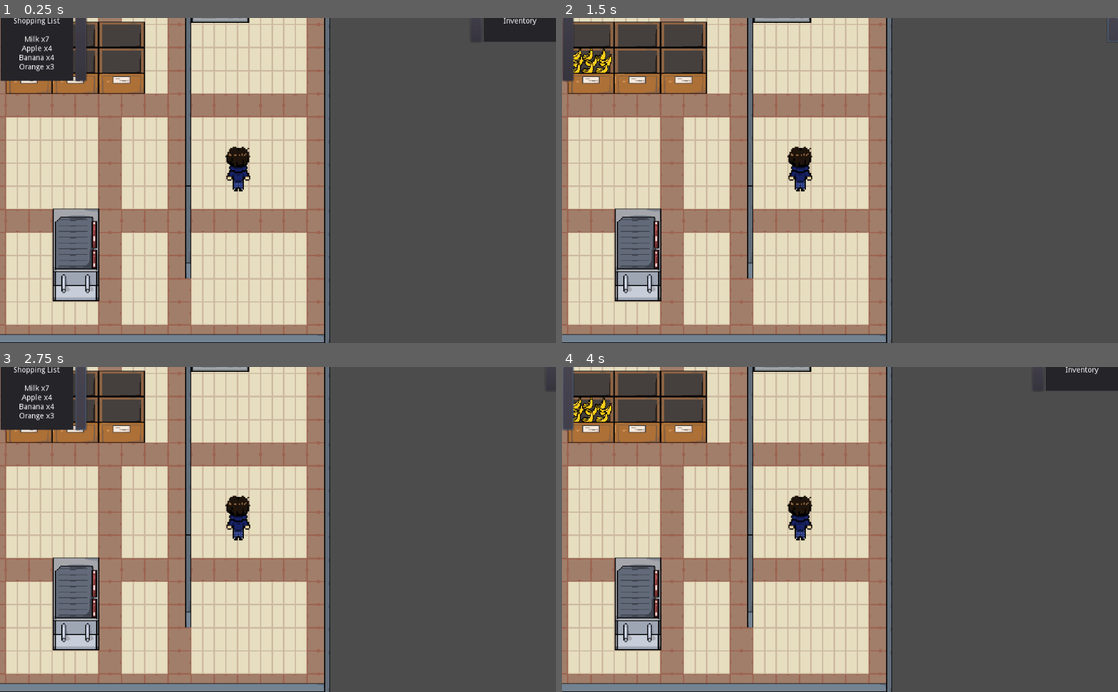
Above: before the commit, frames 1-4 (two rows, left to right).
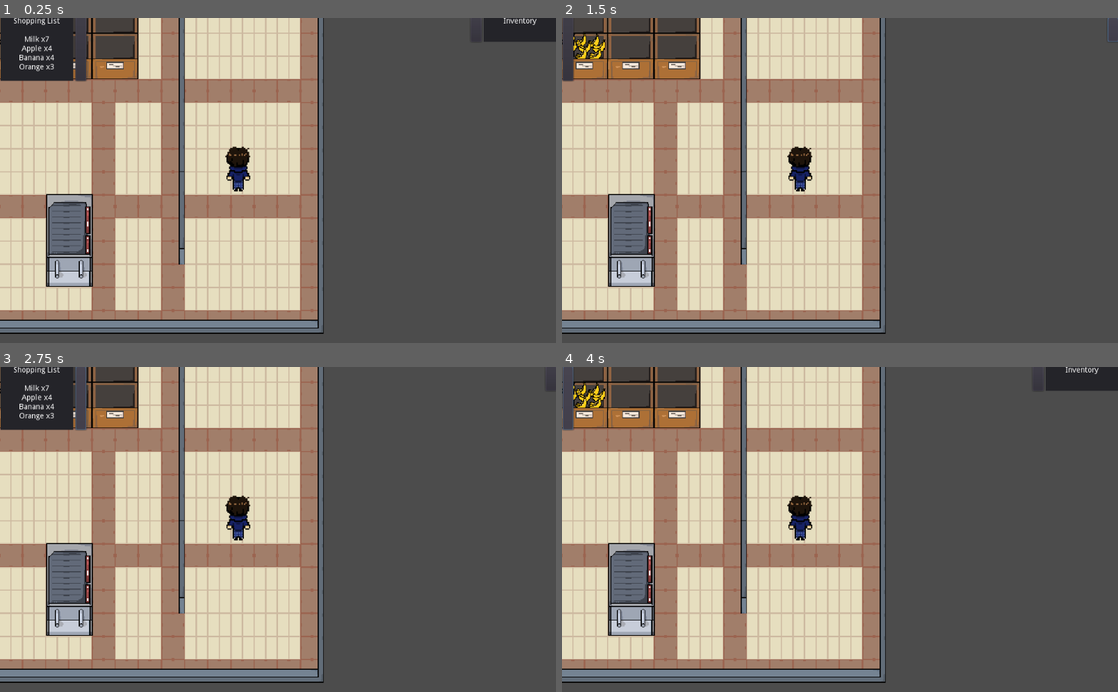
Above: after the commit, the same moments.

Repository: ygda-org/summer23
Game: Godot game, scene res://Areas/World.tscn
Two runs of this game, one before a commit and one after it. Both use one fixed random seed, a clock stepped at 60 frames per second and the inputs below.
Inputs (mouse positions are in pixels of both pictures, inside the frame that each line leads up to):
- Up to frame 1 (0.25 s): no input
- Up to frame 2 (1.5 s): click (645, 50) at 0.5 s; click (1040, 31) at 1.25 s
- Up to frame 3 (2.75 s): click (5, 399) at 2 s
- Up to frame 4 (4 s): click (1112, 380) at 2.75 s; click (645, 399) at 3.5 s

The runs differ from the first frame. In frame 1, 31% of the frame differs, in the area x 0-60%, y 0-100%; in frame 2, 33%; in frame 3, 31%; in frame 4, 33%.

Commit message:
minor cart fixes

Diff:
--- a/Areas/World.tscn
+++ b/Areas/World.tscn
@@ -20,13 +20,13 @@
 margin_bottom = 377.0
 
 [node name="SpawnArea" parent="." instance=ExtResource( 10 )]
-margin_left = 95.0
-margin_top = 413.0
-margin_right = 255.0
+margin_left = 37.0
+margin_top = 404.0
+margin_right = 332.0
 margin_bottom = 530.0
 
 [node name="Player" parent="." instance=ExtResource( 3 )]
-position = Vector2( 728, 344 )
+position = Vector2( 737, 364 )
 
 [node name="Ground" type="TileMap" parent="."]
 z_index = -1
--- a/Carts/ShoppingCart.gd
+++ b/Carts/ShoppingCart.gd
@@ -13,18 +13,18 @@
 	$Timer.start()
 	randomize()
 	direction = int(randf() * 4)
+	if(moving == false):
+		if(direction == 1):
+			$Sprite.frame = 0 #right
+		if(direction == 3):
+			$Sprite.frame = 4 #left
+		if(direction == 2):
+			$Sprite.frame = 12 #Down
+		if(direction == 0):
+			$Sprite.frame = 8  #Up
 
 # Called every frame. 'delta' is the elapsed time since the previous frame.
 func _physics_process(delta):
-	if(moving == false):
-		if(direction == 1):
-			$AnimationPlayer.play("idleRight")
-		if(direction == 3):
-			$AnimationPlayer.play("idleLeft")
-		if(direction == 2):
-			$AnimationPlayer.play("idleDown")
-		if(direction == 0):
-			$AnimationPlayer.play("idleUp")
 	if(moving == true):
 		if(direction == 1):
 			$AnimationPlayer.play("rollRight")
--- a/Carts/ShoppingCart.tscn
+++ b/Carts/ShoppingCart.tscn
@@ -5,30 +5,6 @@
 
 [sub_resource type="Animation" id=2]
 length = 0.001
-tracks/0/type = "value"
-tracks/0/path = NodePath("Sprite:frame")
-tracks/0/interp = 1
-tracks/0/loop_wrap = true
-tracks/0/imported = false
-tracks/0/enabled = true
-tracks/0/keys = {
-"times": PoolRealArray( 0 ),
-"transitions": PoolRealArray( 1 ),
-"update": 0,
-"values": [ 0 ]
-}
-tracks/1/type = "value"
-tracks/1/path = NodePath("Sprite:frame_coords")
-tracks/1/interp = 1
-tracks/1/loop_wrap = true
-tracks/1/imported = false
-tracks/1/enabled = true
-tracks/1/keys = {
-"times": PoolRealArray( 0 ),
-"transitions": PoolRealArray( 1 ),
-"update": 0,
-"values": [ Vector2( 1, 1 ) ]
-}
 
 [sub_resource type="Animation" id=8]
 resource_name = "idleDown"
@@ -166,13 +142,14 @@
 extents = Vector2( 27.375, 23.75 )
 
 [node name="ShoppingCart" type="KinematicBody2D"]
+z_index = 1
 script = ExtResource( 2 )
 
 [node name="Sprite" type="Sprite" parent="."]
 texture = ExtResource( 1 )
 hframes = 4
 vframes = 4
-frame = 5
+frame = 12
 
 [node name="AnimationPlayer" type="AnimationPlayer" parent="."]
 anims/RESET = SubResource( 2 )
